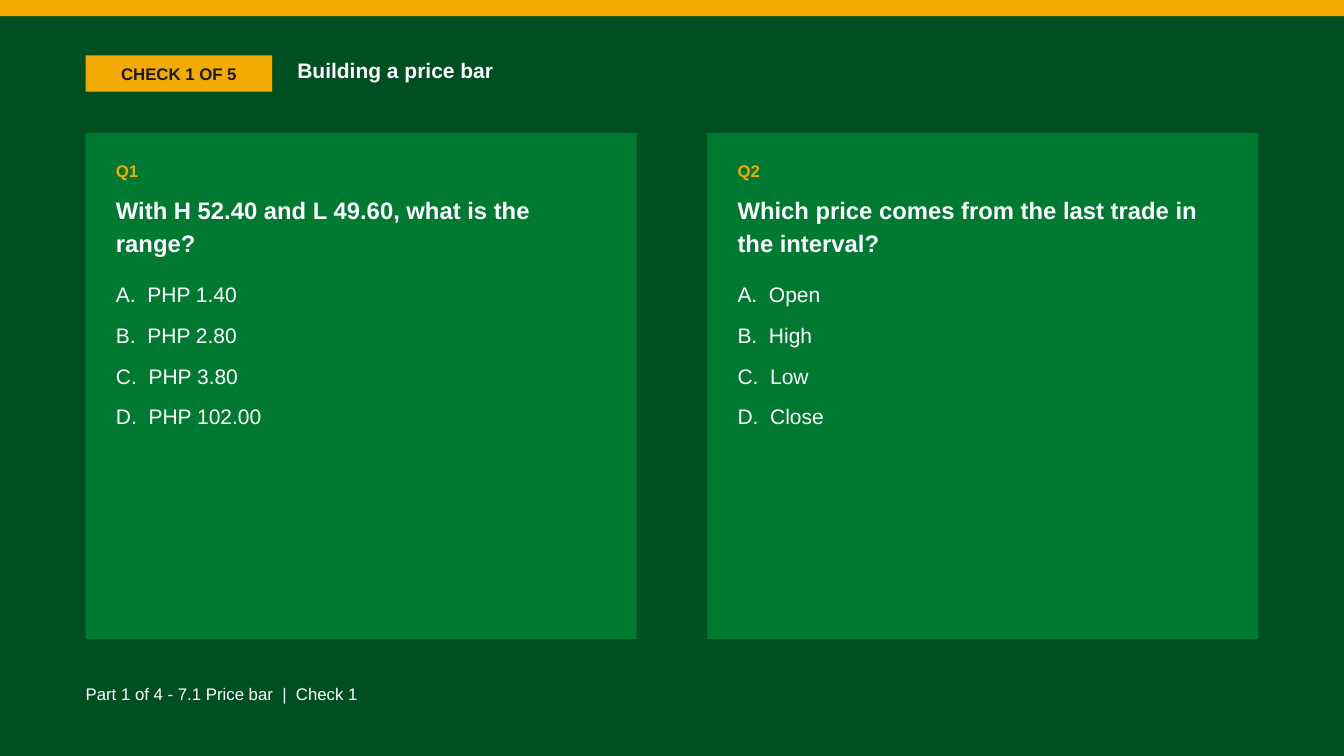
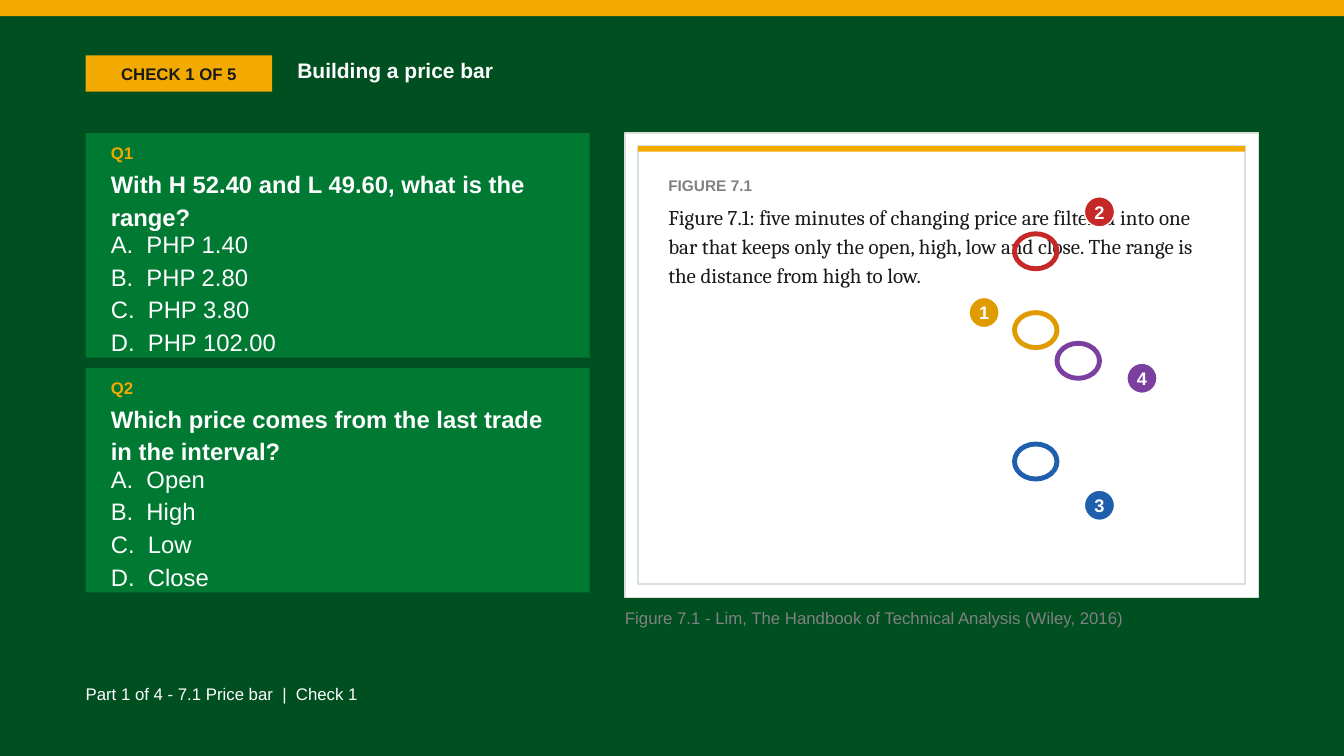
Before and after one commit to benjiesotelo-sudo/Telos_FIN1209, a slide deck: slide 12 of chapter-07/FIN1209-Chapter-07.pptx. Drawn at 1344x756 pixels with LibreOffice and Linux fonts; fonts in the diff are those of the drawing. Boxes give left, top, right and bottom in pixels: in the first picture for what was removed or moved away, otherwise in the second. Text is boxed around its words. In the diff, an @@ line names an element or a change of style, - is before the commit and + after.

```diff
--- a/chapter-07/FIN1209-Chapter-07.pptx
+++ b/chapter-07/FIN1209-Chapter-07.pptx
@@ rectangle: place and size @@
-rectangle at bbox=[86, 133, 637, 639]
+rectangle at bbox=[86, 133, 590, 358]
@@ text "Q1": place and size @@
-text "Q1" at bbox=[116, 165, 138, 181]
+text "Q1" at bbox=[111, 147, 133, 163]
@@ rectangle added at bbox=[625, 133, 1258, 598], fill #FFFFFF, outline #D7E0D9 1 pt @@
@@ rectangle added at bbox=[638, 146, 1245, 585], fill #FFFFFF, outline #D7E0D9 1 pt @@
@@ rectangle added at bbox=[638, 146, 1245, 152], fill #F2A900 @@
@@ text "With H 52.40 and L ...": place and size @@
-text "With H 52.40 and L ..." at bbox=[116, 201, 530, 257]
+text "With H 52.40 and L ..." at bbox=[111, 175, 525, 231]
@@ text added at bbox=[668, 180, 1192, 288], 15 pt, text #1A1A1A @@
+FIGURE 7.1
+Figure 7.1: five minutes of changing price are filtered into one bar that keeps only the open, high, low and close. The range is the distance from high to low.
@@ ellipse added at bbox=[1085, 197, 1115, 227], fill #C62828, outline #FFFFFF 1 pt, 13 pt, text #FFFFFF, bold @@
+2
@@ text "A. PHP 1.40": place and size @@
-text "A. PHP 1.40" at bbox=[116, 287, 261, 425]
+text "A. PHP 1.40" at bbox=[111, 236, 276, 352]
@@ text "A. PHP 1.40" at bbox=[111, 236, 276, 352]: size 15 to 17 pt; line spacing 1.12 to 1.05; less space between paragraphs @@
@@ ellipse added at bbox=[1014, 234, 1057, 269], outline #C62828 3.5 pt @@
@@ ellipse added at bbox=[969, 297, 999, 328], fill #E09B00, outline #FFFFFF 1 pt, 13 pt, text #FFFFFF, bold @@
+1
@@ ellipse added at bbox=[1014, 313, 1057, 348], outline #E09B00 3.5 pt @@
@@ ellipse added at bbox=[1058, 344, 1100, 379], outline #7B3FA0 3.5 pt @@
@@ rectangle: place and size @@
-rectangle at bbox=[708, 133, 1259, 639]
+rectangle at bbox=[86, 368, 590, 593]
@@ text "Q2": place and size @@
-text "Q2" at bbox=[738, 165, 760, 181]
+text "Q2" at bbox=[111, 382, 133, 398]
@@ ellipse added at bbox=[1127, 363, 1157, 393], fill #7B3FA0, outline #FFFFFF 1 pt, 13 pt, text #FFFFFF, bold @@
+4
@@ text "Which price comes from the ..." rewrapped from bbox=[738, 201, 1197, 253] to bbox=[111, 410, 542, 461] @@
@@ ellipse added at bbox=[1014, 444, 1057, 479], outline #1F5FAD 3.5 pt @@
@@ text "A. Open" at bbox=[111, 471, 209, 587]: size 15 to 17 pt; line spacing 1.12 to 1.05; less space between paragraphs @@
@@ text "A. Open": place and size @@
-text "A. Open" at bbox=[738, 287, 824, 425]
+text "A. Open" at bbox=[111, 471, 209, 587]
@@ ellipse added at bbox=[1085, 490, 1115, 520], fill #1F5FAD, outline #FFFFFF 1 pt, 13 pt, text #FFFFFF, bold @@
+3
@@ text added at bbox=[625, 612, 1123, 628], 12 pt, text #818181 @@
+Figure 7.1 - Lim, The Handbook of Technical Analysis (Wiley, 2016)
```
Also in this commit, not shown: 14 other slides changed, 3 other files.
